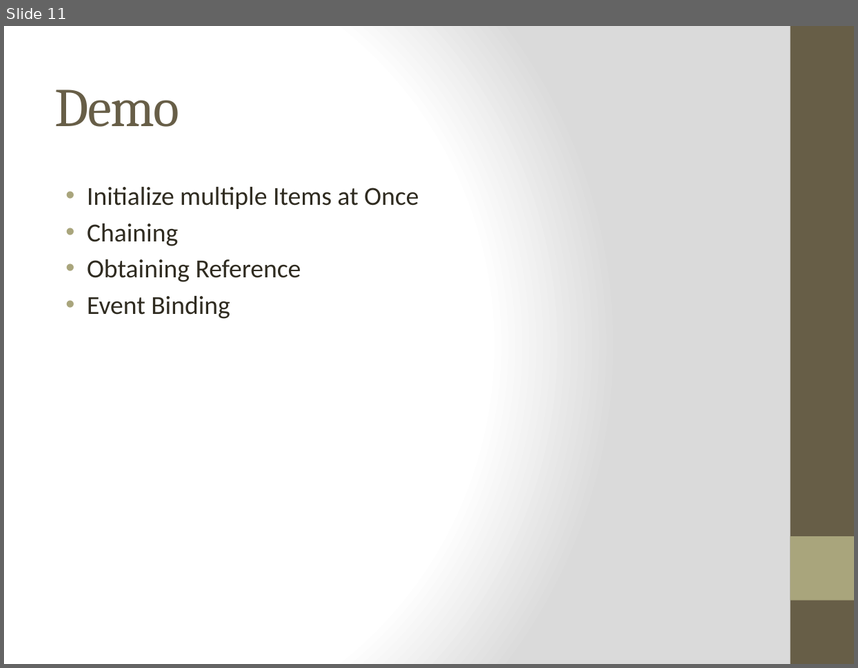
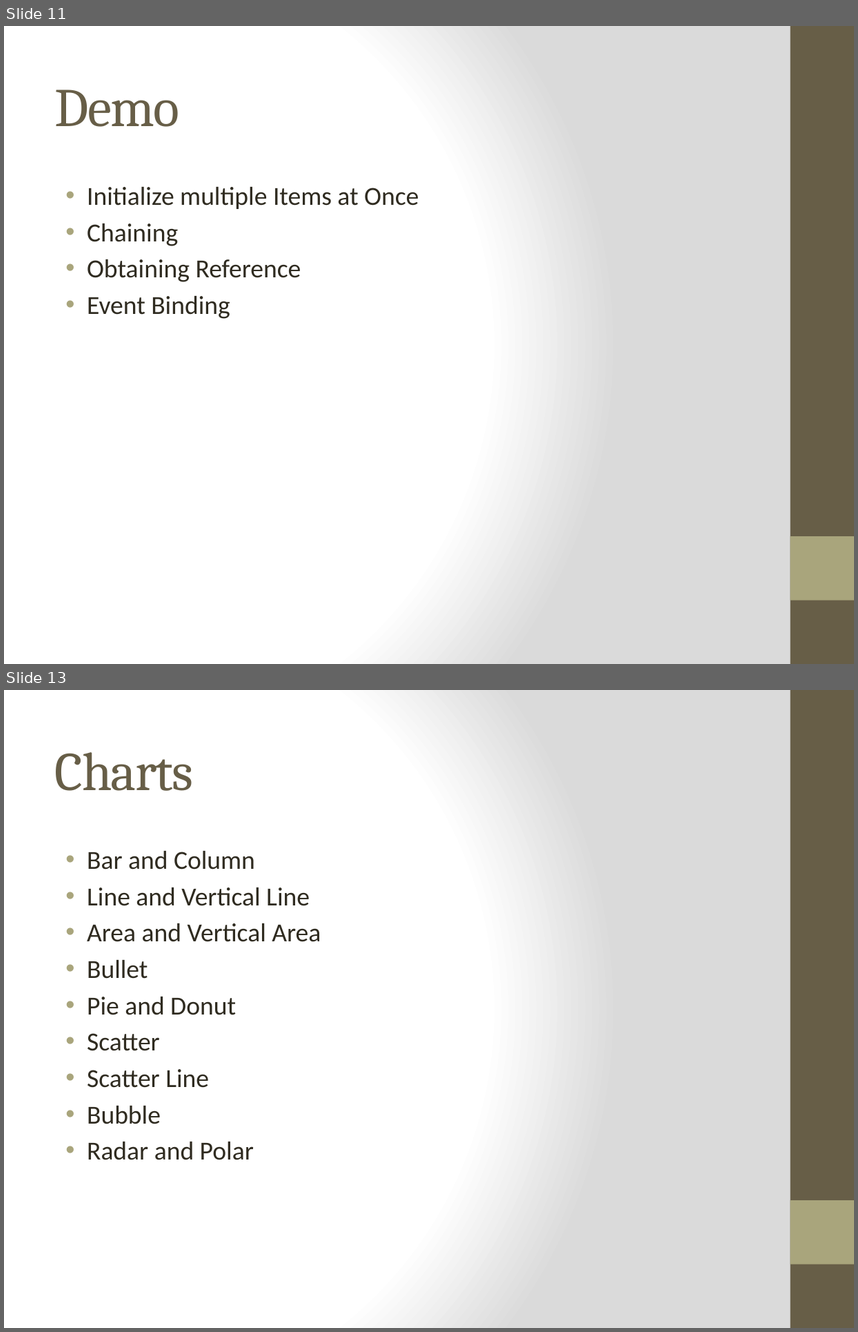
Before and after one commit to amaldevv/kendo-ui, a slide deck: html/Kendo UI.pptx. Shown one above the other, each under a label of ours: slide 11 before the commit, slides 11 and 13 after it; the slides between them are not shown. The pictures are 858x668 and 858x1332 pixels, drawn with LibreOffice and Linux fonts; fonts in the diff are those of the drawing. Boxes give left, top, right and bottom in pixels: in the first picture for what was removed or moved away, otherwise in the second. Text is boxed around its words. In the diff, an @@ line names an element or a change of style, - is before the commit and + after.

```diff
--- a/html/Kendo UI.pptx
+++ b/html/Kendo UI.pptx
@@ slide 13 added at (x1=4, y1=690, x2=854, y2=1328), background gradient #FFFFFF to #DADADA; not listed: 2 template elements that a slide beside it also shows @@
@@ title added at (x1=55, y1=752, x2=193, y2=791), 46 pt, text #675E47 @@
+Charts
@@ text added at (x1=87, y1=851, x2=321, y2=1160), 22 pt, text #2F2B20 @@
+• Bar and Column
+• Line and Vertical Line
+• Area and Vertical Area
+• Bullet
+• Pie and Donut
+• Scatter
+• Scatter Line
+• Bubble
+• Radar and Polar
```
Also in this commit, not shown: 1 other slide added, 5 other files.
